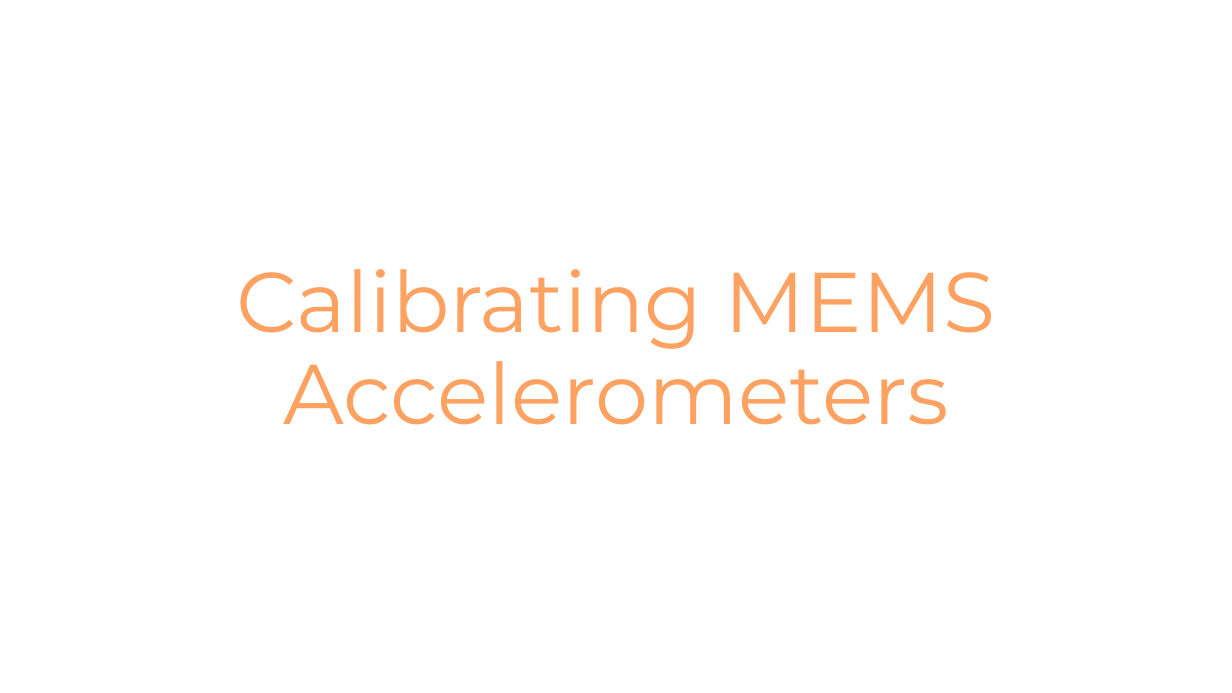
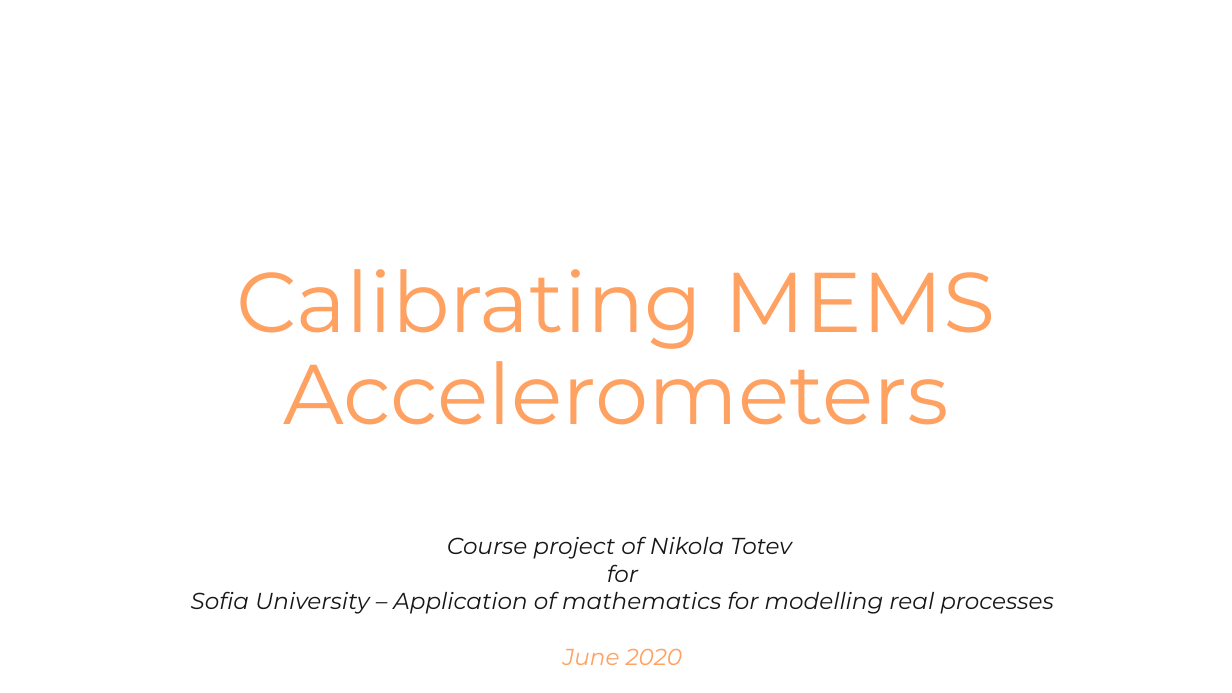
Before and after one commit to NikolaTotev/AMMRP-Course-Project, a slide deck: slide 1 of Presentation Materials/Калибриране на MEMS Акселерометри.pptx. Drawn at 1232x693 pixels with LibreOffice and Linux fonts; fonts in the diff are those of the drawing. Boxes give left, top, right and bottom in pixels: in the first picture for what was removed or moved away, otherwise in the second. Text is boxed around its words. In the diff, an @@ line names an element or a change of style, - is before the commit and + after.

```diff
--- a/Presentation Materials/Калибриране на MEMS Акселерометри.pptx
+++ b/Presentation Materials/Калибриране на MEMS Акселерометри.pptx
@@ text added at [191,537,1054,665], 18 pt, text #181717, italic @@
+Course project of Nikola Totev
+for
+Sofia University – Application of mathematics for modelling real processes
+June 2020
```
Also in this commit, not shown: 1 other slide changed, 3 slides added, 1 slide removed, 10 other files.
